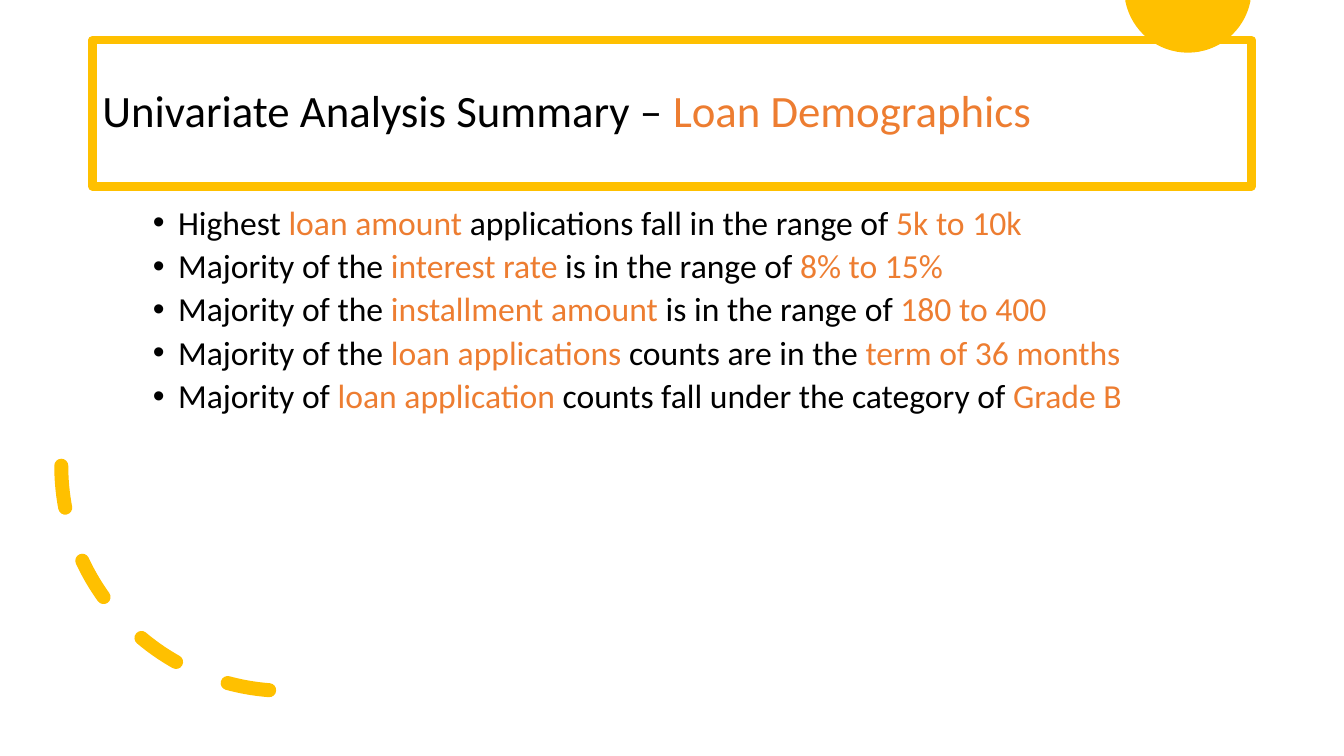
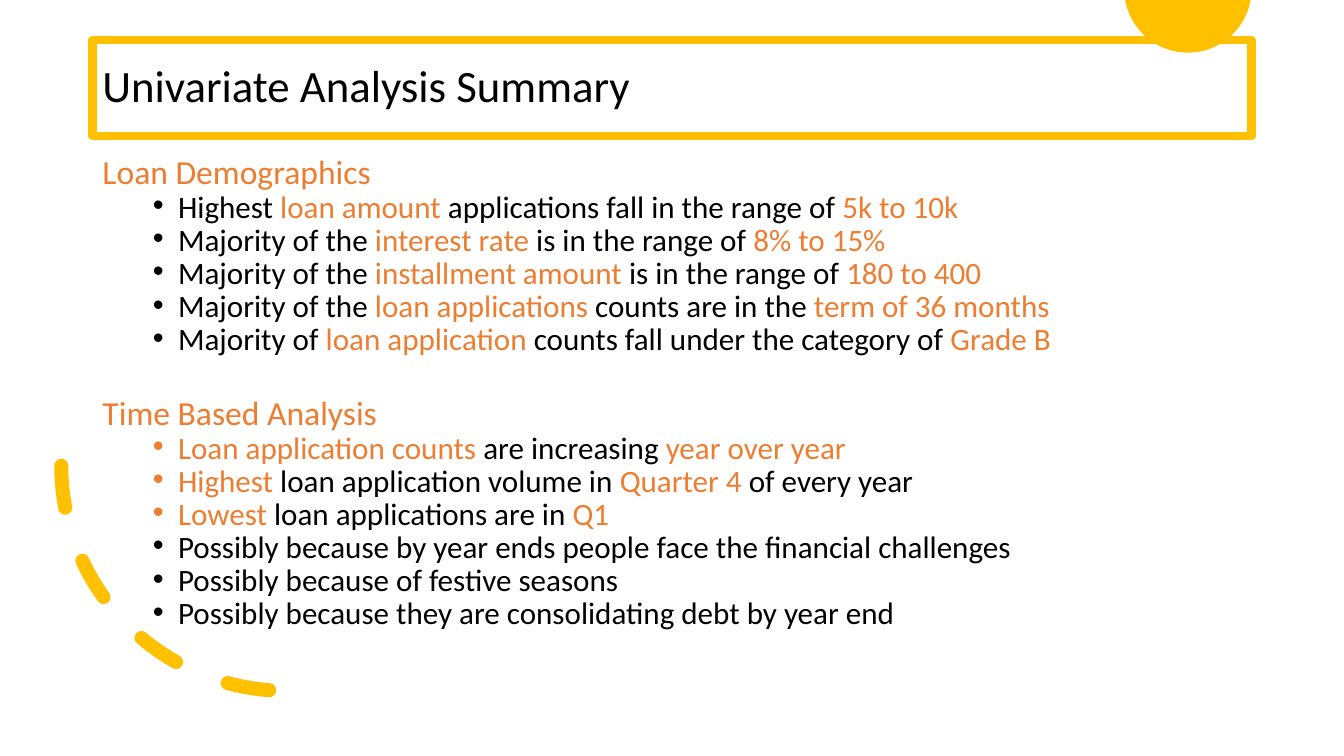
Before and after one commit to prachigoliwadekar/LendingClubCaseStudy, a slide deck: slide 36 of LendingClubCaseStudy.pptx. Drawn at 1344x756 pixels with LibreOffice and Linux fonts; fonts in the diff are those of the drawing. Boxes give left, top, right and bottom in pixels: in the first picture for what was removed or moved away, otherwise in the second. Text is boxed around its words. In the diff, an @@ line names an element or a change of style, - is before the commit and + after.

Commit message:
condensed summary slides

```diff
--- a/LendingClubCaseStudy.pptx
+++ b/LendingClubCaseStudy.pptx
@@ title "Univariate Analysis Summary": place and size @@
-title "Univariate Analysis Summary" at [93, 40, 1252, 187]
+title "Univariate Analysis Summary" at [93, 40, 1252, 136]
@@ title at [102, 71, 629, 110]: text changed @@
-Univariate Analysis Summary – Loan Demographics
+Univariate Analysis Summary
@@ text "Loan Demographics": place and size @@
-text "Loan Demographics" at [178, 211, 1121, 414]
+text "Loan Demographics" at [102, 160, 1051, 630]
@@ text at [102, 160, 371, 190]: paragraph added @@
+Loan Demographics
@@ text at [178, 196, 1051, 356]: size 24 to 22.2 pt in "Highest loan amount applications fall in the ...", "Majority of the interest rate is in ...", "Majority of the installment amount is in ...", "Majority of the loan applications counts are ..." and 1 more places; line spacing 0.9 to 0.7 @@
@@ text at [102, 401, 1010, 630]: paragraphs added @@
+Time Based Analysis
+  • Loan application counts are increasing year over year
+  • Highest loan application volume in Quarter 4 of every year
+  • Lowest loan applications are in Q1
+  • Possibly because by year ends people face the financial challenges
+  • Possibly because of festive seasons
+  • Possibly because they are consolidating debt by year end
```
Also in this commit, not shown: 4 other slides changed, 3 slides removed, 1 other file.
